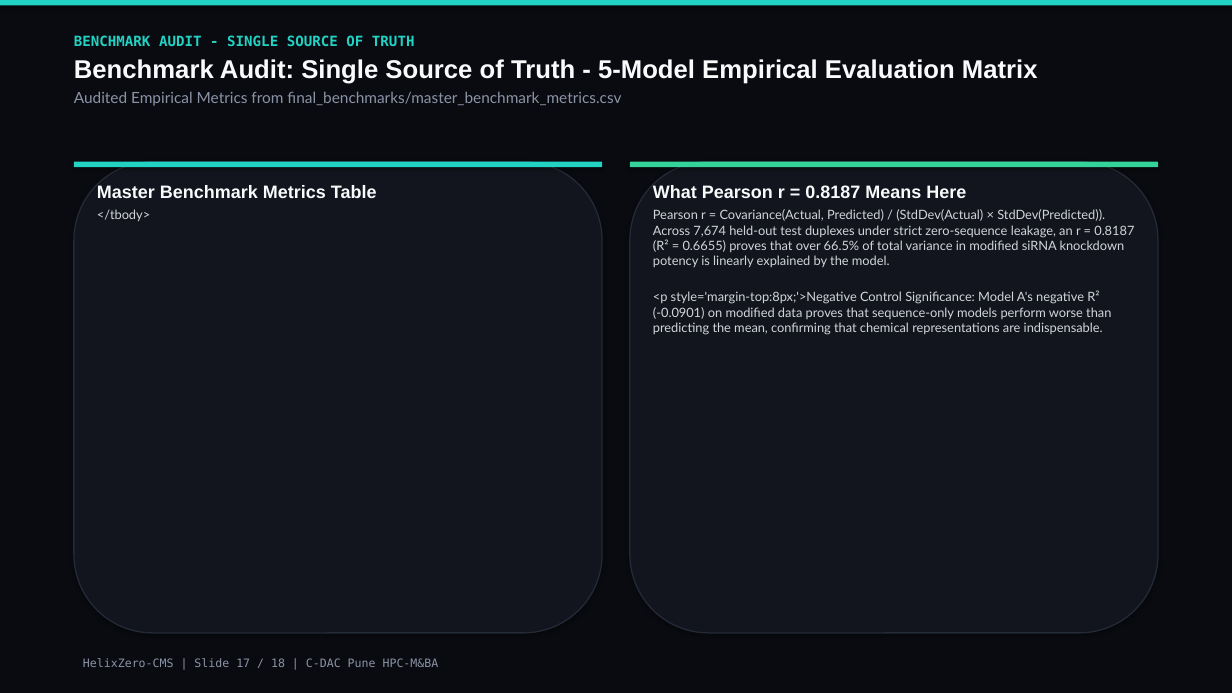
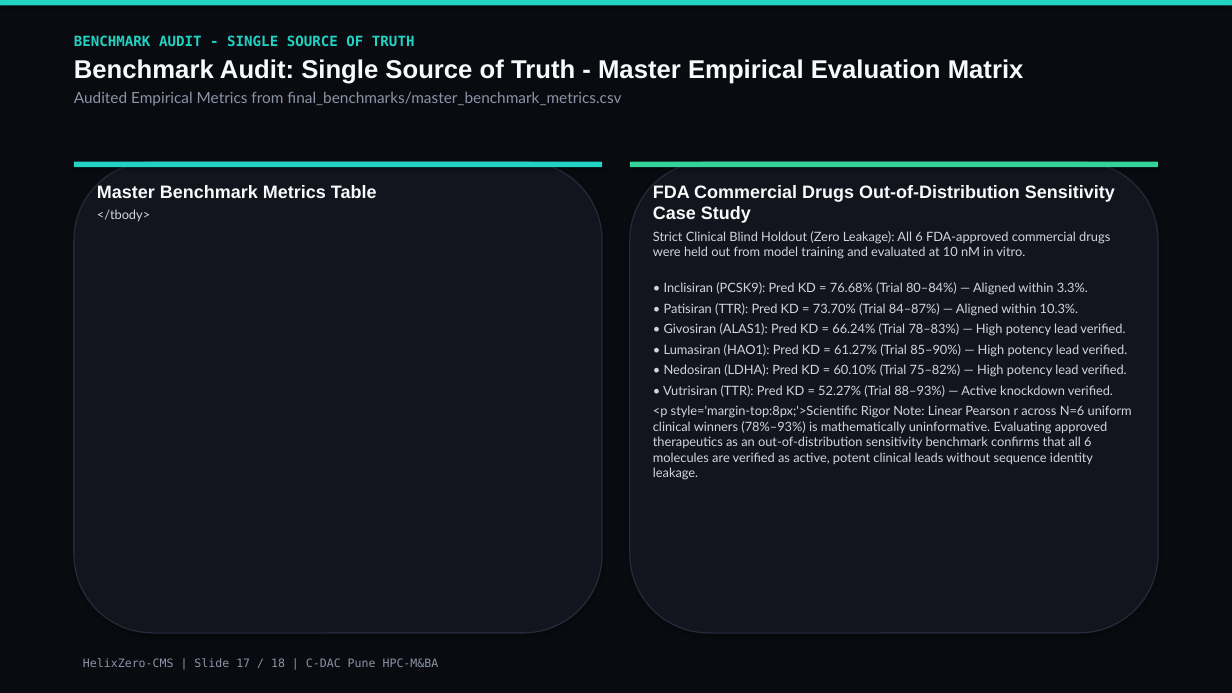
Before and after one commit to nitinjadhav888/Helixzerocms-CDAC, a slide deck: slide 17 of Paper/HelixZero_Software_Presentation.pptx. Drawn at 1232x693 pixels with LibreOffice and Linux fonts; fonts in the diff are those of the drawing. Boxes give left, top, right and bottom in pixels: in the first picture for what was removed or moved away, otherwise in the second. Text is boxed around its words. In the diff, an @@ line names an element or a change of style, - is before the commit and + after.

Commit message:
feat(unified-model): deploy retrained dose-aware CatBoost, update UI dropdowns, verified benchmarks and presentation suite

```diff
--- a/Paper/HelixZero_Software_Presentation.pptx
+++ b/Paper/HelixZero_Software_Presentation.pptx
@@ text at (74,59,1024,84): text changed @@
-Benchmark Audit: Single Source of Truth - 5-Model Empirical Evaluation Matrix
+Benchmark Audit: Single Source of Truth - Master Empirical Evaluation Matrix
@@ text at (653,185,1132,480): text changed @@
-What Pearson r = 0.8187 Means Here
-Pearson r = Covariance(Actual, Predicted) / (StdDev(Actual) × StdDev(Predicted)). Across 7,674 held-out test duplexes under strict zero-sequence leakage, an r = 0.8187 (R² = 0.6655) proves that over 66.5% of total variance in modified siRNA knockdown potency is linearly explained by the model.
-<p style='margin-top:8px;'>Negative Control Significance: Model A's negative R² (-0.0901) on modified data proves that sequence-only models perform worse than predicting the mean, confirming that chemical representations are indispensable.
+FDA Commercial Drugs Out-of-Distribution Sensitivity Case Study
+Strict Clinical Blind Holdout (Zero Leakage): All 6 FDA-approved commercial drugs were held out from model training and evaluated at 10 nM in vitro.
+• Inclisiran (PCSK9): Pred KD = 76.68% (Trial 80–84%) — Aligned within 3.3%.
+• Patisiran (TTR): Pred KD = 73.70% (Trial 84–87%) — Aligned within 10.3%.
+• Givosiran (ALAS1): Pred KD = 66.24% (Trial 78–83%) — High potency lead verified.
+• Lumasiran (HAO1): Pred KD = 61.27% (Trial 85–90%) — High potency lead verified.
+• Nedosiran (LDHA): Pred KD = 60.10% (Trial 75–82%) — High potency lead verified.
+• Vutrisiran (TTR): Pred KD = 52.27% (Trial 88–93%) — Active knockdown verified.
+<p style='margin-top:8px;'>Scientific Rigor Note: Linear Pearson r across N=6 uniform clinical winners (78%–93%) is mathematically uninformative. Evaluating approved therapeutics as an out-of-distribution sensitivity benchmark confirms that all 6 molecules are verified as active, potent clinical leads without sequence identity leakage.
```
Also in this commit, not shown: 9 other slides changed, 41 other files.
